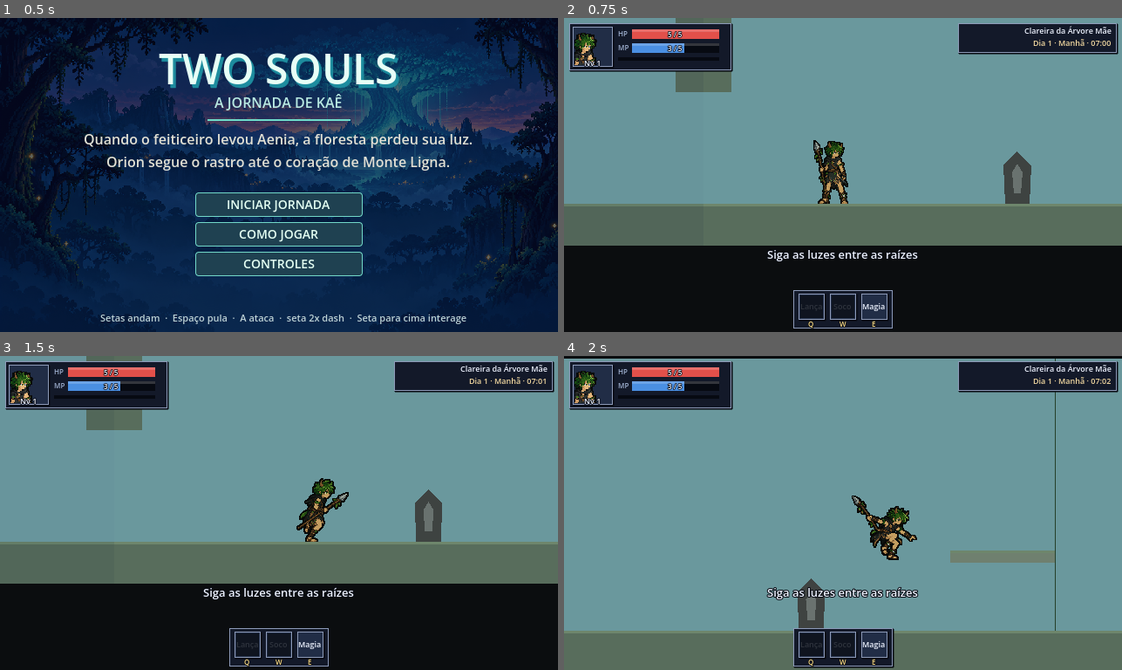
Above: before the commit, frames 1-4 (two rows, left to right).
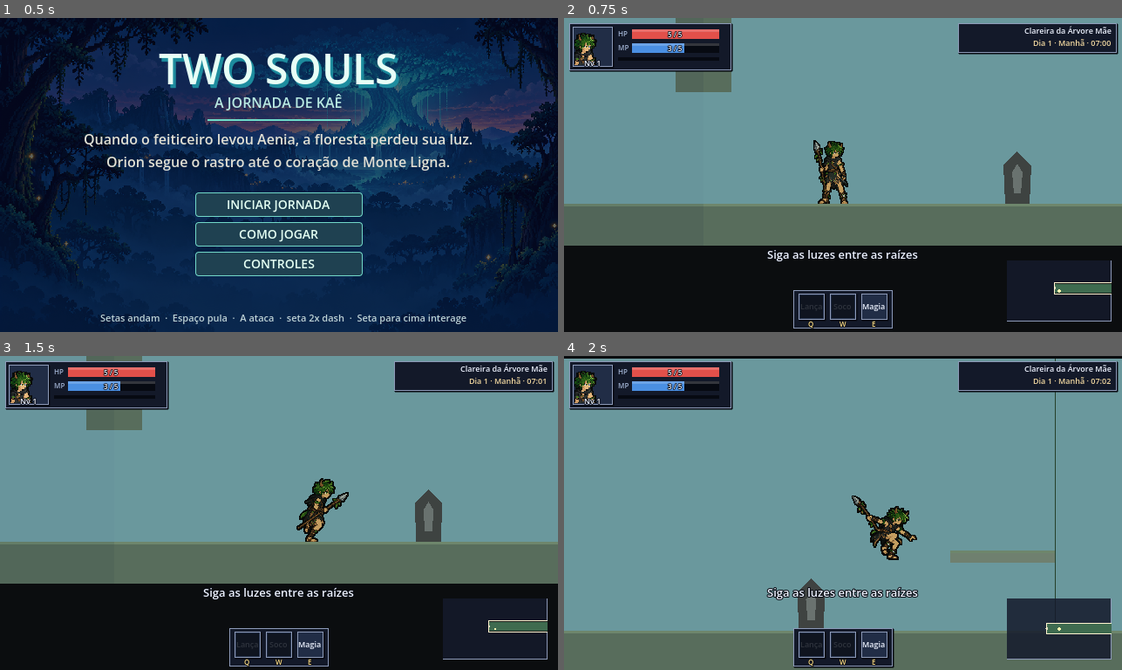
Above: after the commit, the same moments.

Repository: Esquilotaku/two-souls
Game: Godot game, scene res://scenes/main.tscn
Same seed, same stepped clock (60 frames per second), same inputs: the game is played once before the commit and once after it.
Inputs (mouse positions are in pixels of both pictures, inside the frame that each line leads up to):
- Up to frame 1 (0.5 s): no input
- Up to frame 2 (0.75 s): click "INICIAR JORNADA" at 0.5 s
- Up to frame 3 (1.5 s): tap Enter (confirm) at 1.25, 1.35 s; move the mouse to (401, 497) at 1.27 s; hold Right (move_right) from 1.28 s (still down); click (401, 497) at 1.42 s
- Up to frame 4 (2 s): keep holding Right (move_right); tap Space (jump) at 1.52 s; tap D (context) at 1.55 s

Frame 1 is identical in both runs. In frame 2, 0.4% of the frame differs, in the area x 79-99%, y 77-97%; in frame 3, 0.4%; in frame 4, 3.6%.

Commit message:
[claude] Liga minimapa (Tab abre o mapa grande) e tipos de inimigo no mapa; minimapa centrado no Kaê em 16:9
Co-Authored-By: Claude Opus 5.5 <noreply@anthropic.com>

Diff:
--- a/Two Souls/scripts/game.gd
+++ b/Two Souls/scripts/game.gd
@@ -44,6 +44,9 @@
 var respawn_timer := 0.0
 var message_timer := 0.0
 var hud: GameHud
+## Minimapa no canto e mapa grande no Tab (scripts/ui/minimap.gd). Fica na camada da interface, fora do ui_root.
+var minimap: WorldMinimap
+var map_open := false
 var world_hour := 7.0
 var world_ambient: CanvasModulate
 var last_enemy_night_pressure := -1.0
@@ -87,6 +90,10 @@
 			_open_skill_tree(true)
 		elif not inventory_open:
 			_open_skill_tree(false)
+	if Input.is_action_just_pressed("map") and playing and not dialogue_open and not inventory_open and not skill_tree_open and (not paused or map_open):
+		_toggle_map()
+		return
+
 	if not playing or paused:
 		return
 	if not player or not is_instance_valid(player) or not world or not is_instance_valid(world):
@@ -110,6 +117,7 @@
 	_track_room()
 	_check_altar()
 	_check_rune_stone()
+	_update_minimap()
 	_update_hud()
 
 func _create_ui() -> void:
@@ -123,6 +131,9 @@
 	ui_root.size = UI_SIZE
 	ui_root.mouse_filter = Control.MOUSE_FILTER_PASS
 	ui_layer.add_child(ui_root)
+	minimap = WorldMinimap.new()
+	minimap.visible = false
+	ui_layer.add_child(minimap)
 
 ## Teclas e botões do brainstorm-jogo.md (seção 7), com as trocas do jogador em user://controles.cfg.
 func _configure_controls() -> void:
@@ -145,6 +156,10 @@
 func _show_title() -> void:
 	playing = false
 	paused = false
+	map_open = false
+	if minimap:
+		minimap.set_large_map(false)
+		minimap.visible = false
 	inventory_open = false
 	skill_tree_open = false
 	get_tree().paused = true
@@ -1191,3 +1206,20 @@
 		ui_root.remove_child(child)
 		child.queue_free()
 	hud = null
+
+# --- Minimapa (tarefa 1.4) ---
+
+func _update_minimap() -> void:
+	if not minimap or not player:
+		return
+	minimap.visible = playing
+	minimap.update_view(visited_rooms, room_id, player.global_position, abilities)
+
+## Tab abre o mapa grande e pausa o jogo, como nos metroidvanias; Tab de novo fecha.
+func _toggle_map() -> void:
+	map_open = not map_open
+	minimap.set_large_map(map_open)
+	_update_minimap()
+	paused = map_open
+	get_tree().paused = map_open
+	player.active = not map_open and player.health > 0
--- a/Two Souls/scripts/input_config.gd
+++ b/Two Souls/scripts/input_config.gd
@@ -14,7 +14,7 @@
 
 ## Ações que ainda não fazem nada no jogo: ficam fora do menu e da ajuda até serem programadas.
 ## O dash não tem tecla: é duplo toque na seta (player.gd).
-const NOT_READY := ["dash", "transform", "context", "quick_heal", "confirm", "map"]
+const NOT_READY := ["dash", "transform", "context", "quick_heal", "confirm"]
 
 static var DEFAULTS: Dictionary = _make_defaults()
 
--- a/Two Souls/scripts/ui/minimap.gd
+++ b/Two Souls/scripts/ui/minimap.gd
@@ -4,7 +4,11 @@
 
 const COMPACT_SIZE := Vector2(120.0, 70.0)
 const COMPACT_MARGIN := Vector2(12.0, 12.0)
-const LARGE_CELL_PIXELS := 32.0
+## Uma tela do jogo é 16:9; as áreas são desenhadas nessa proporção para não ficarem tortas.
+const CELL_ASPECT := Vector2(16.0, 9.0)
+## Pixels por unidade de proporção: mapa grande 2 (uma tela = 32x18 px), minimapa 1,25 (uma tela = 20x11 px).
+const LARGE_UNIT := 2.0
+const COMPACT_UNIT := 1.25
 const DOOR_COLOR := Color("d9d5bc")
 const GATE_COLOR := Color("f29b38")
 
@@ -19,6 +23,8 @@
 	set_process(true)
 	mouse_filter = Control.MOUSE_FILTER_PASS
 	custom_minimum_size = COMPACT_SIZE
+	# Áreas fora da caixa são cortadas (o mapa tem centenas de telas de largura).
+	clip_contents = true
 	_set_layout()
 
 ## Alimenta o mapa com os mesmos dados que o fluxo do jogo já mantém.
@@ -68,7 +74,7 @@
 func rect_for_room(room_data: Dictionary) -> Rect2:
 	var cell: Vector2i = room_data.get("cell", Vector2i.ZERO)
 	var cells: Vector2i = room_data.get("size", Vector2i.ONE)
-	var map_scale := Vector2.ONE * LARGE_CELL_PIXELS * _large_zoom if _large_map else _cell_scale()
+	var map_scale := _cell_scale()
 	return Rect2(_map_point(Vector2(cell)), Vector2(cells) * map_scale)
 
 func _process(_delta: float) -> void:
@@ -89,6 +95,10 @@
 func _draw() -> void:
 	if _large_map:
 		_draw_backdrop()
+	else:
+		# Moldura no estilo do HUD (scripts/ui/hud.gd).
+		draw_rect(Rect2(Vector2.ZERO, size), Color(0.08, 0.1, 0.17, 0.85), true)
+		draw_rect(Rect2(Vector2.ZERO, size), Color("8d9ab8"), false, 1.0)
 	for item in visible_rects():
 		var rect: Rect2 = item["rect"]
 		draw_rect(rect, item["color"], true)
@@ -132,32 +142,11 @@
 	var point := _map_point(_player_world_pos / WorldMap.SCREEN)
 	draw_circle(point, (2.0 if _large_map else 1.2) + pulse * (1.5 if _large_map else 0.7), Color("fff7b0"))
 
+## Tamanho de uma tela do jogo no mapa, sempre na proporção 16:9.
 func _cell_scale() -> Vector2:
-	if _large_map:
-		return Vector2.ONE
-	var bounds := _map_bounds()
-	return Vector2((COMPACT_SIZE.x - 12.0) / maxf(bounds.size.x, 1.0), (COMPACT_SIZE.y - 12.0) / maxf(bounds.size.y, 1.0))
+	return CELL_ASPECT * (LARGE_UNIT * _large_zoom if _large_map else COMPACT_UNIT)
 
+## Os dois modos ficam centrados no Kaê: o mapa é largo demais para caber inteiro numa caixa pequena.
 func _map_point(map_units: Vector2) -> Vector2:
-	if _large_map:
-		var center := _player_world_pos / WorldMap.SCREEN
-		return size * 0.5 + (map_units - center) * LARGE_CELL_PIXELS * _large_zoom
-	var bounds := _map_bounds()
-	var scale := _cell_scale()
-	var used_size := bounds.size * scale
-	var top_left := size - used_size - COMPACT_MARGIN
-
-	# Em uso inline, permanece no canto inferior direito, afastado do HUD superior.
-	return top_left + (map_units - bounds.position) * scale
-
-func _map_bounds() -> Rect2:
-	var bounds := Rect2()
-	var first := true
-	for room_id in WorldMap.room_ids():
-		var data: Dictionary = WorldMap.room(room_id)
-		var cell: Vector2i = data.get("cell", Vector2i.ZERO)
-		var cells: Vector2i = data.get("size", Vector2i.ONE)
-		var rect := Rect2(Vector2(cell), Vector2(cells))
-		bounds = rect if first else bounds.merge(rect)
-		first = false
-	return bounds
+	var center := _player_world_pos / WorldMap.SCREEN
+	return size * 0.5 + (map_units - center) * _cell_scale()
--- a/Two Souls/scripts/world/world_room.gd
+++ b/Two Souls/scripts/world/world_room.gd
@@ -362,6 +362,7 @@
 		if data.get("tribal", false) and index % 2 == 1:
 			foe.ranged = true
 			foe.tribal = true
+		foe.kind = _foe_kind(index)
 		foe.process_mode = Node.PROCESS_MODE_PAUSABLE
 		add_child(foe)
 		_foe_layer(foe)
@@ -555,6 +556,7 @@
 		if data.get("tribal", false) and index % 3 == 1:
 			foe.ranged = true
 			foe.tribal = true
+		foe.kind = _foe_kind(index)
 		foe.process_mode = Node.PROCESS_MODE_PAUSABLE
 		add_child(foe)
 		_foe_layer(foe)
@@ -566,3 +568,12 @@
 func _foe_layer(foe: CharacterBody2D) -> void:
 	foe.collision_layer = 2
 	foe.collision_mask = 1
+
+## Tipo provisório de inimigo (docs/design/inimigos-provisorios.md): lanceiros na Trilha da Tribo,
+## corredores corrompidos no resto e, a cada 5, um bicho grande. Trocar quando o bestiário for escolhido.
+func _foe_kind(index: int) -> String:
+	if index % 5 == 4:
+		return "giant_beast"
+	if data.get("tribal", false) and index % 3 == 1:
+		return "tribal_spearman"
+	return "corrupted_runner"
Not shown, added: Two Souls/tests/medir_corrida.gd.uid
Not shown, changed: Two Souls/STATUS.md
Not shown, changed: docs/producao/TAREFAS.md
